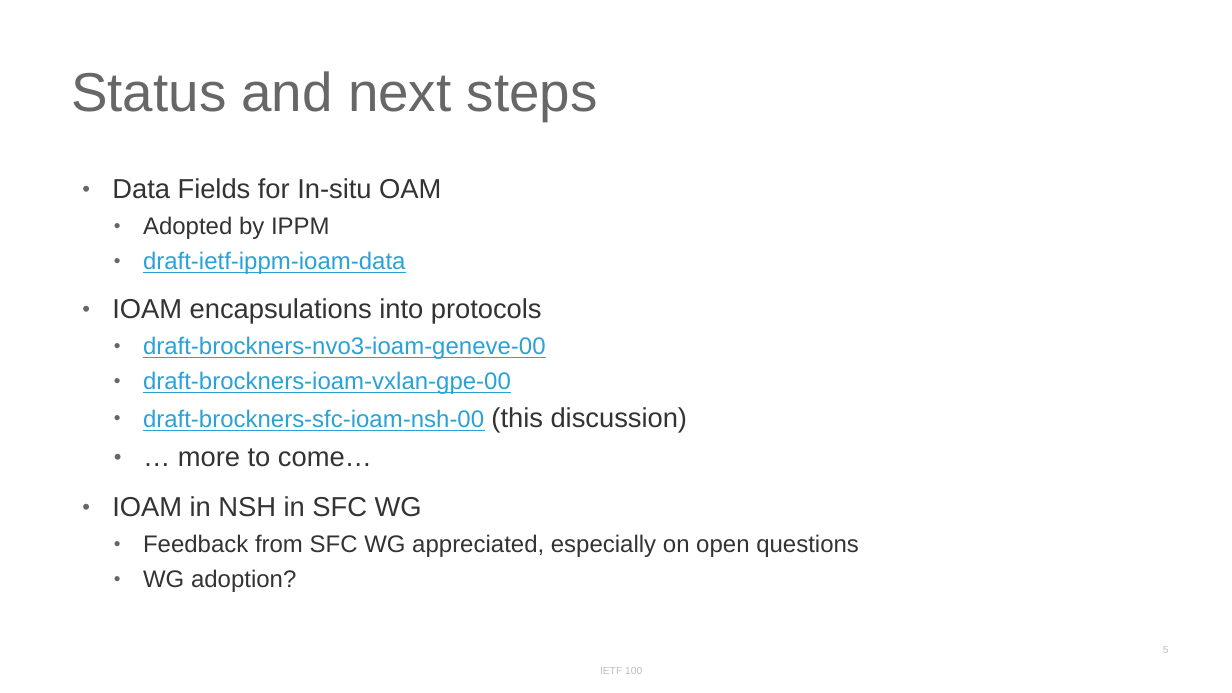
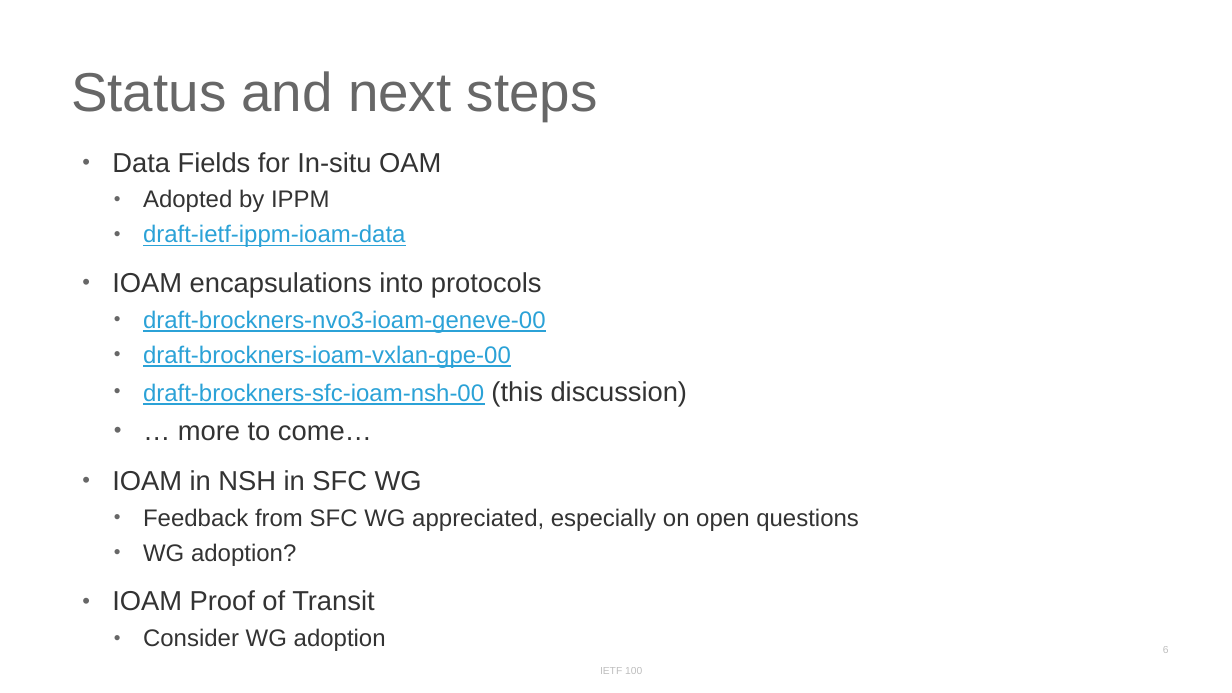
Before and after one commit to inband-oam/ietf, a slide deck: slide 6 of presentations/IETF100/IETF100-SFC-IOAM.pptx (slide 5 before the commit). Drawn at 1232x693 pixels with LibreOffice and Linux fonts; fonts in the diff are those of the drawing. Boxes give left, top, right and bottom in pixels: in the first picture for what was removed or moved away, otherwise in the second. Text is boxed around its words. In the diff, an @@ line names an element or a change of style, - is before the commit and + after.

```diff
--- a/presentations/IETF100/IETF100-SFC-IOAM.pptx
+++ b/presentations/IETF100/IETF100-SFC-IOAM.pptx
@@ text "Data Fields for In-situ OAM": place and size @@
-text "Data Fields for In-situ OAM" at [112, 178, 859, 592]
+text "Data Fields for In-situ OAM" at [112, 152, 859, 651]
@@ text at [112, 590, 386, 651]: paragraphs added @@
+• IOAM Proof of Transit
+  • Consider WG adoption
```
Also in this commit, not shown: 1 other slide changed, 1 slide added, 1 other file.
